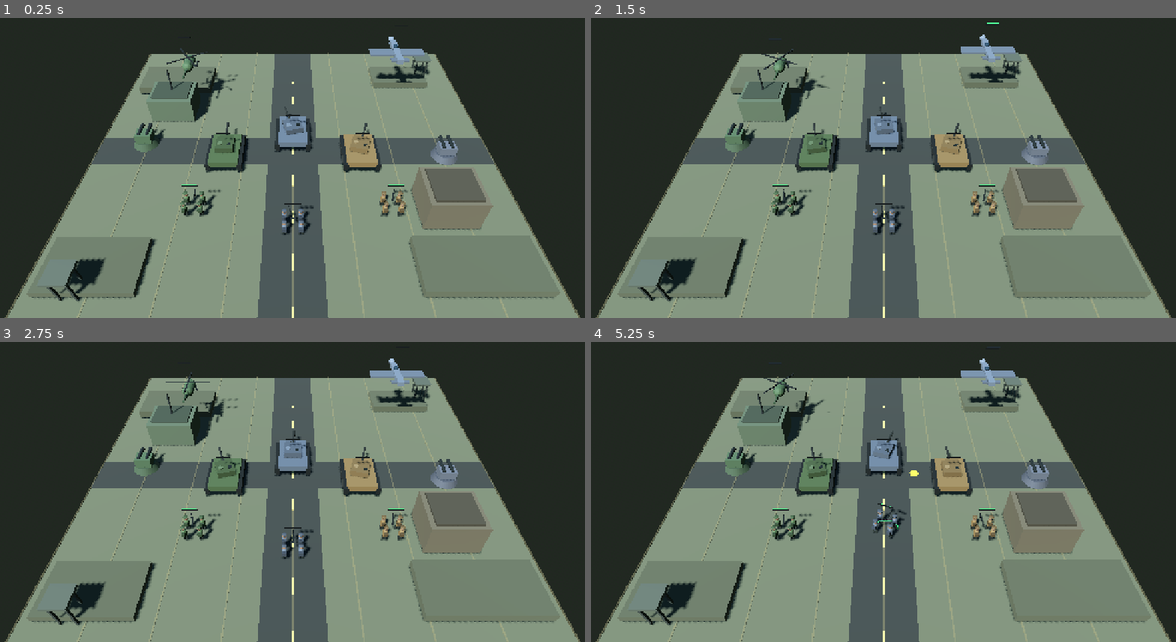
Above: before the commit, frames 1-4 (two rows, left to right).
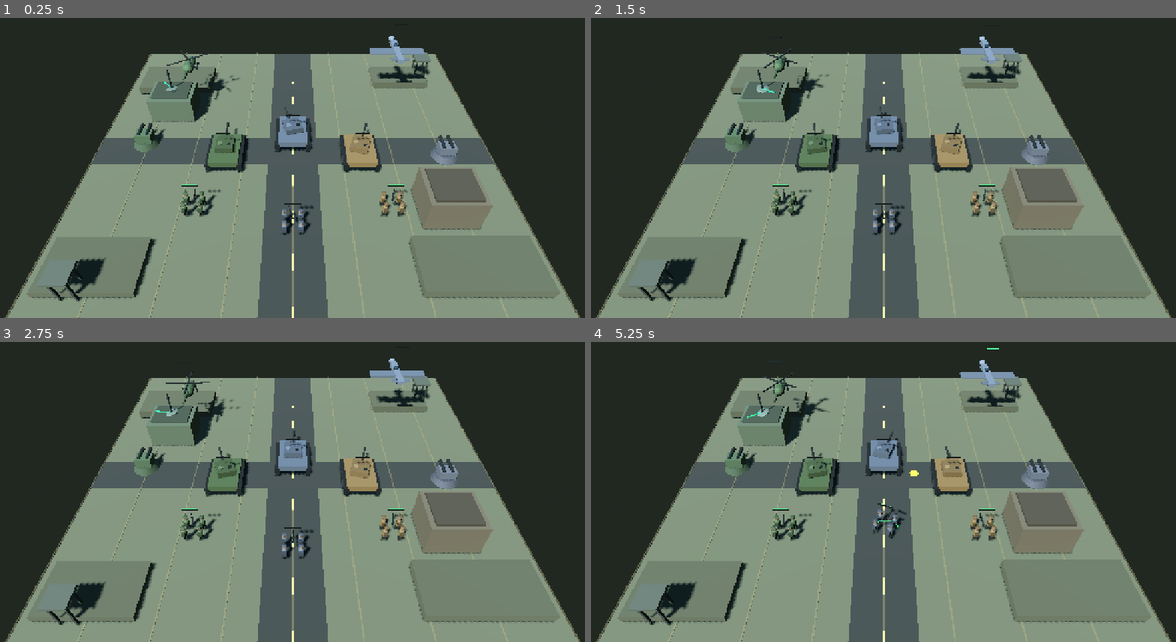
Above: after the commit, the same moments.

Repository: Jamalalbaroty/storm-generals-mobil
Game: Godot game, scene res://prototype_3d/battlefield_3d.tscn
Same seed, same stepped clock (60 frames per second), same inputs: the game is played once before the commit and once after it. This scene is started directly instead of the project's main scene.
Inputs (mouse positions are in pixels of both pictures, inside the frame that each line leads up to):
- Up to frame 1 (0.25 s): no input
- Up to frame 2 (1.5 s): move the mouse to (1018, 132) at 0.52 s; click (1018, 132) at 0.67 s; drag from (760, 165) to (854, 216) at 1.27 s
- Up to frame 3 (2.75 s): move the mouse to (351, 399) at 2.02 s; click (351, 399) at 2.17 s
- Up to frame 4 (5.25 s): drag from (854, 540) to (702, 423) at 2.77 s; move the mouse to (1064, 525) at 3.52 s; click (1064, 525) at 3.67 s; drag from (702, 423) to (795, 390) at 4.27 s; move the mouse to (912, 474) at 5.02 s; click (912, 474) at 5.17 s

The runs differ from the first frame. In frame 1, 0.4% of the frame differs, in the area x 28-74%, y 6-27%; in frame 2, 0.5%; in frame 3, 0.2%; in frame 4, 0.5%, in the area x 26-74%, y 2-66%.

Commit message:
feat: add faction-aware early warning radar network

Diff:
--- a/prototype_3d/battlefield_3d.gd
+++ b/prototype_3d/battlefield_3d.gd
@@ -32,6 +32,10 @@
 var aircraft_clock := 0.0
 var air_defense_nodes: Array[Node3D] = []
 var air_defense_cooldowns: Array[float] = []
+var radar_nodes: Array[Node3D] = []
+var radar_sweeps: Array[Node3D] = []
+var radar_blips: Dictionary = {}
+var radar_alert_clock := 0.0
 
 func _ready() -> void:
 	_build_environment()
@@ -54,6 +58,7 @@
 	_update_infantry_animation(delta)
 	_update_aircraft_animation(delta)
 	_update_air_defenses(delta)
+	_update_radar_network(delta)
 
 func _build_environment() -> void:
 	var world := WorldEnvironment.new()
@@ -300,6 +305,7 @@
 	_build_showcase_infantry()
 	_build_showcase_aircraft()
 	_build_showcase_air_defenses()
+	_build_showcase_radars()
 
 
 func _build_showcase_aircraft() -> void:
@@ -542,6 +548,89 @@
 		return
 	_resolve_showcase_hit(null, target, 35.0)
 
+
+func _build_showcase_radars() -> void:
+	_add_radar_station(Vector3(-14.0, 0.0, -7.0), "american")
+	_add_radar_station(Vector3(14.0, 0.0, 8.0), "chinese")
+
+func _add_radar_station(at: Vector3, faction_id: String) -> void:
+	var station := Node3D.new()
+	station.position = at
+	station.set_meta("faction_id", faction_id)
+	add_child(station)
+	var mast := MeshInstance3D.new()
+	var mast_mesh := CylinderMesh.new()
+	mast_mesh.top_radius = 0.10
+	mast_mesh.bottom_radius = 0.15
+	mast_mesh.height = 3.2
+	mast.mesh = mast_mesh
+	mast.position.y = 1.6
+	mast.material_override = _make_armour_material(Color(0.19, 0.21, 0.19))
+	station.add_child(mast)
+	var pivot := Node3D.new()
+	pivot.position.y = 3.15
+	station.add_child(pivot)
+	var dish := MeshInstance3D.new()
+	var dish_mesh := SphereMesh.new()
+	dish_mesh.radius = 0.72
+	dish_mesh.height = 0.28
+	dish.mesh = dish_mesh
+	dish.rotation_degrees.x = -18.0
+	dish.material_override = _make_armour_material(Color(0.38, 0.43, 0.38))
+	pivot.add_child(dish)
+	var scanner := MeshInstance3D.new()
+	var scanner_mesh := BoxMesh.new()
+	scanner_mesh.size = Vector3(0.12, 0.12, 2.0)
+	scanner.mesh = scanner_mesh
+	scanner.position.z = -0.85
+	scanner.material_override = _make_armour_material(Color(0.20, 0.78, 0.48))
+	pivot.add_child(scanner)
+	radar_nodes.append(station)
+	radar_sweeps.append(pivot)
+
+func _update_radar_network(delta: float) -> void:
+	radar_alert_clock += delta
+	for radar_index in range(radar_nodes.size()):
+		var radar := radar_nodes[radar_index]
+		if not is_instance_valid(radar):
+			continue
+		var sweep := radar_sweeps[radar_index]
+		if is_instance_valid(sweep):
+			sweep.rotation.y += delta * 2.8
+		var radar_faction := str(radar.get_meta("faction_id", ""))
+		for aircraft in showcase_tanks:
+			if not is_instance_valid(aircraft):
+				continue
+			var aircraft_type := str(aircraft.get_meta("unit_type", "tank"))
+			if aircraft_type != "helicopter" and aircraft_type != "fighter":
+				continue
+			var is_hostile := str(aircraft.get_meta("faction_id", "")) != radar_faction
+			var in_range := radar.global_position.distance_to(aircraft.global_position) <= 26.0
+			var blip_key := str(radar.get_instance_id()) + ":" + str(aircraft.get_instance_id())
+			if is_hostile and in_range:
+				var blip: MeshInstance3D = radar_blips.get(blip_key) as MeshInstance3D
+				if not is_instance_valid(blip):
+					blip = MeshInstance3D.new()
+					var blip_mesh := SphereMesh.new()
+					blip_mesh.radius = 0.22
+					blip_mesh.height = 0.44
+					blip.mesh = blip_mesh
+					var blip_material := StandardMaterial3D.new()
+					blip_material.albedo_color = Color(1.0, 0.16, 0.10)
+					blip_material.emission_enabled = true
+					blip_material.emission = Color(1.0, 0.08, 0.03)
+					blip_material.emission_energy_multiplier = 1.8
+					blip.material_override = blip_material
+					add_child(blip)
+					radar_blips[blip_key] = blip
+				blip.global_position = aircraft.global_position + Vector3.UP * (1.4 + sin(radar_alert_clock * 5.0) * 0.12)
+				blip.visible = true
+			elif radar_blips.has(blip_key):
+				var old_blip := radar_blips[blip_key] as MeshInstance3D
+				if is_instance_valid(old_blip):
+					old_blip.queue_free()
+				radar_blips.erase(blip_key)
+
 func _build_showcase_infantry() -> void:
 	_add_placeholder_infantry_squad(Vector3(-9.0, 0.0, 8.0), Color(0.30, 0.38, 0.25), "american")
 	_add_placeholder_infantry_squad(Vector3(0.0, 0.0, 10.0), Color(0.34, 0.37, 0.40), "chinese")
